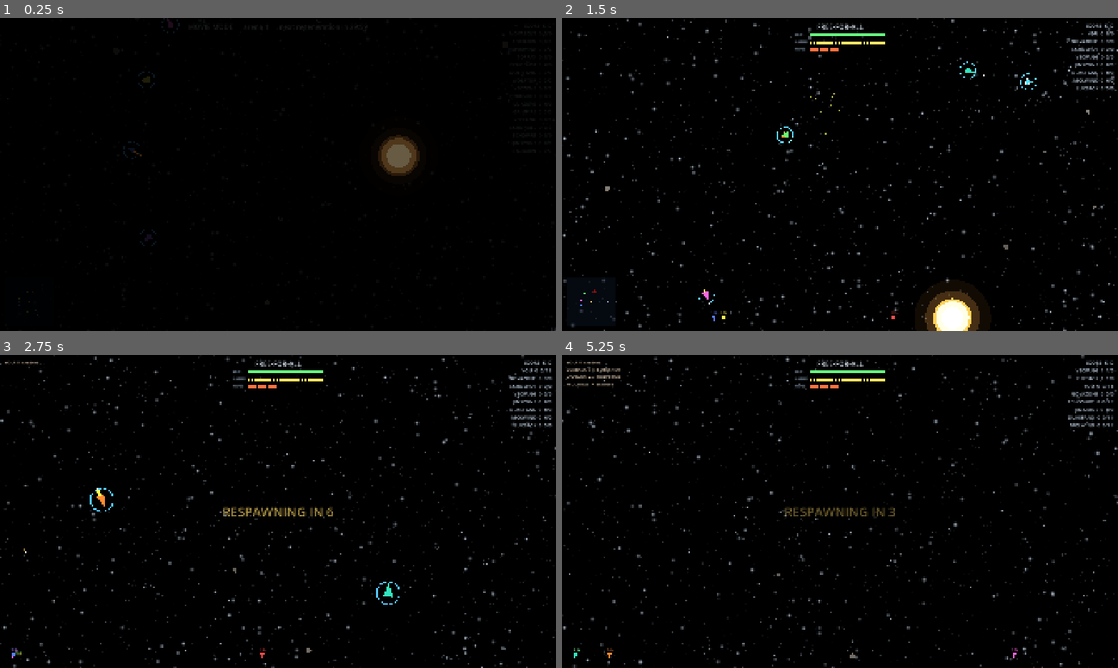
Above: before the commit, frames 1-4 (two rows, left to right).
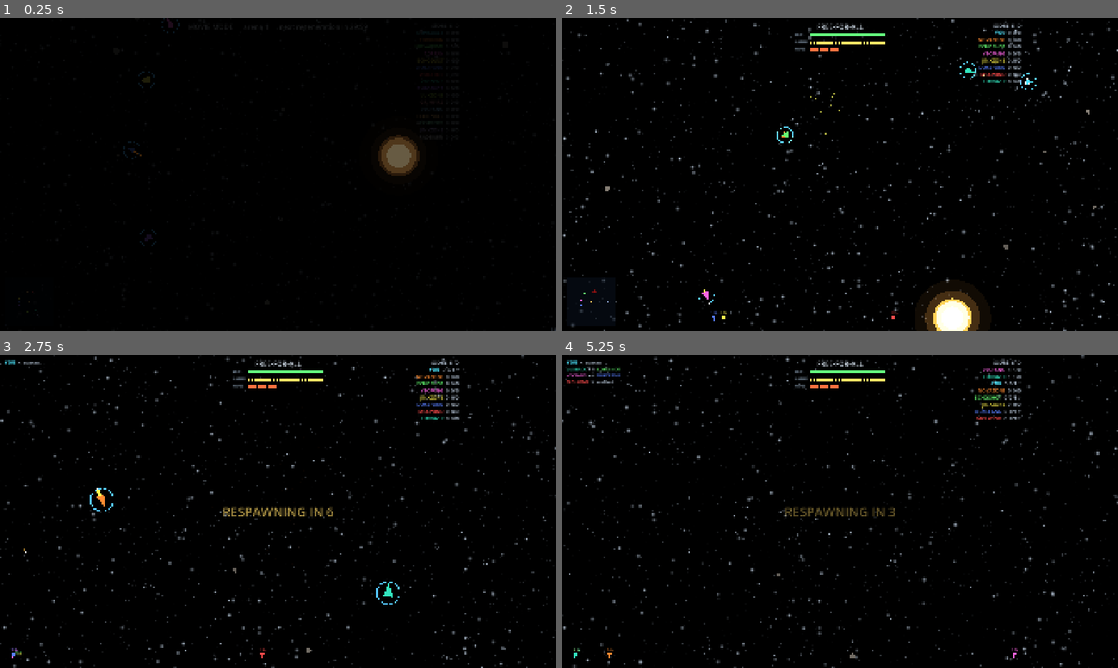
Above: after the commit, the same moments.

Repository: CryptoJones/XSpaceWar-AI
Game: Godot game, scene res://src/ui/main.tscn
The game is run twice, just before and just after one commit, with the same random seed, the same clock (stepped at 60 frames per second) and the same inputs.
Inputs (mouse positions are in pixels of both pictures, inside the frame that each line leads up to):
- Up to frame 1 (0.25 s): no input
- Up to frame 2 (1.5 s): tap Enter at 0.5 s; move the mouse to (962, 158) at 0.52 s; hold D 0.53-1.25 s; tap Shift at 0.6 s; click (962, 158) at 0.67 s; tap Space at 0.77 s; click "PLAY — Skirmish vs AI" at 1.25 s
- Up to frame 3 (2.75 s): move the mouse to (166, 527) at 2.02 s; hold S from 2.03 s (still down); tap M at 2.1 s; click (166, 527) at 2.17 s; tap Space at 2.27 s
- Up to frame 4 (5.25 s): move the mouse to (895, 442) at 2.77 s; release S at 2.78 s; hold D 2.78-3.53 s; hold Enter 2.78-3.53 s; click (895, 442) at 2.92 s; move the mouse to (812, 574) at 3.52 s; hold W 3.53-4.28 s; tap P at 3.6 s; click (812, 574) at 3.67 s; tap Space at 3.77, 4.52 s; move the mouse to (1006, 558) at 4.27 s; hold A from 4.28 s (still down); tap F at 4.35 s; click (1006, 558) at 4.42 s; move the mouse to (673, 464) at 5.02 s; tap Shift at 5.1 s; click (673, 464) at 5.17 s

The runs differ from the first frame. In frame 1, less than 0.1% of the frame differs, in the area x 78-80%, y 21-30%; in frame 2, 1.1%; in frame 3, 1.1%; in frame 4, 1.5%, in the area x 0-100%, y 1-23%.

Commit message:
HUD color-coding: scoreboard and kill feed tint names in ship colors
Leaderboard and feed move to RichTextLabel/BBCode: every pilot's name
renders in their ship's color (team colors in team mode, with colored
team totals), your line is bold, so the board cross-references with
what you see in space at a glance.

Co-Authored-By: Claude Fable 5 <noreply@anthropic.com>

Diff:
--- a/src/ui/hud.gd
+++ b/src/ui/hud.gd
@@ -7,9 +7,9 @@
 var session: GameSession
 
 var _banner: Label
-var _score: Label
+var _score: RichTextLabel
 var _bars: Control
-var _feed_label: Label
+var _feed_label: RichTextLabel
 var _radar: Control
 var _arrows: Control
 var _respawn_label: Label
@@ -33,11 +33,11 @@
 	_banner.position.y = 14
 	add_child(_banner)
 
-	_score = _make_label(17, Color(0.85, 0.92, 1.0, 0.85))
+	_score = _make_rich(17)
 	_score.set_anchors_preset(Control.PRESET_TOP_RIGHT)
 	_score.grow_horizontal = Control.GROW_DIRECTION_BEGIN
-	_score.horizontal_alignment = HORIZONTAL_ALIGNMENT_RIGHT
-	_score.position = Vector2(-16, 14)
+	_score.position = Vector2(-16 - 320, 14)
+	_score.custom_minimum_size = Vector2(320, 0)
 	add_child(_score)
 
 	# The three gauges (fuel / ammo / mines) sit top-center under the banner.
@@ -50,9 +50,10 @@
 	_bars.draw.connect(_draw_bars)
 	add_child(_bars)
 
-	_feed_label = _make_label(15, Color(0.95, 0.85, 0.75, 0.9))
+	_feed_label = _make_rich(15)
 	_feed_label.set_anchors_preset(Control.PRESET_TOP_LEFT)
 	_feed_label.position = Vector2(16, 14)
+	_feed_label.custom_minimum_size = Vector2(360, 0)
 	add_child(_feed_label)
 
 	_debug_label = _make_label(14, Color(0.5, 1.0, 0.6, 0.9))
@@ -104,6 +105,32 @@
 
 func radar_visible() -> bool:
 	return _radar.visible
+
+## BBCode label for color-coded HUD text (scoreboard, kill feed).
+func _make_rich(size: int) -> RichTextLabel:
+	var r := RichTextLabel.new()
+	r.bbcode_enabled = true
+	r.fit_content = true
+	r.scroll_active = false
+	r.mouse_filter = Control.MOUSE_FILTER_IGNORE
+	r.autowrap_mode = TextServer.AUTOWRAP_OFF
+	r.add_theme_font_size_override("normal_font_size", size)
+	r.add_theme_color_override("default_color", Color(0.85, 0.92, 1.0, 0.85))
+	r.add_theme_color_override("font_outline_color", Color(0, 0, 0, 0.7))
+	r.add_theme_constant_override("outline_size", 4)
+	return r
+
+## A pilot's name wrapped in their ship color (dark red minimap identity
+## stays on the map; here YOUR line is bold instead).
+func _ship_bb(id: int) -> String:
+	var ship := session.world.ship_by_id(id) if session.world != null else null
+	var col := "#d8e6ff"
+	if ship != null:
+		col = "#" + WorldView.ship_color(ship).to_html(false)
+	var nm := _ship_name(id)
+	if id == session.human_ship_id:
+		return "[b][color=%s]%s[/color][/b]" % [col, nm]
+	return "[color=%s]%s[/color]" % [col, nm]
 
 func _make_label(size: int, color: Color) -> Label:
 	var l := Label.new()
@@ -169,15 +196,15 @@
 		for ev in session.world.events:
 			match String(ev.get("type", "")):
 				"kill":
-					_push_feed("%s  ▸☠  %s" % [_ship_name(int(ev["killer"])), _ship_name(int(ev["victim"]))])
+					_push_feed("%s  ▸☠  %s" % [_ship_bb(int(ev["killer"])), _ship_bb(int(ev["victim"]))])
 				"explosion":
 					match String(ev.get("cause", "")):
 						"body":
-							_push_feed("%s  ✕  crashed" % _ship_name(int(ev["ship"])))
+							_push_feed("%s  ✕  crashed" % _ship_bb(int(ev["ship"])))
 						"ram":
-							_push_feed("%s  ✕  collision" % _ship_name(int(ev["ship"])))
+							_push_feed("%s  ✕  collision" % _ship_bb(int(ev["ship"])))
 						"hyperspace":
-							_push_feed("%s  ✕  misjump" % _ship_name(int(ev["ship"])))
+							_push_feed("%s  ✕  misjump" % _ship_bb(int(ev["ship"])))
 	for e in _feed:
 		e["ttl"] = float(e["ttl"]) - dt
 	while not _feed.is_empty() and float(_feed[0]["ttl"]) <= 0.0:
@@ -321,21 +348,22 @@
 		_banner.text = mode_name if session.human_ship_id >= 0 else "SPECTATING — " + mode_name
 
 func _update_scoreboard() -> void:
-	var lines: Array[String] = ["  SCORE  K  D"]
+	var lines: Array[String] = ["[right]  SCORE  K  D"]
 	if session.mode == GameSession.Mode.TEAM:
 		var totals := session.team_scores()
 		var keys := totals.keys()
 		keys.sort()
 		var team_bits: Array[String] = []
 		for k in keys:
-			team_bits.append("Team %d: %d" % [int(k) + 1, totals[k]])
+			if int(k) >= 0:
+				var tc := "#" + WorldView.TEAM_COLORS[int(k) % WorldView.TEAM_COLORS.size()].to_html(false)
+				team_bits.append("[color=%s]Team %d: %d[/color]" % [tc, int(k) + 1, totals[k]])
 		lines.append("  ".join(team_bits))
 	for s in session.leaderboard():
-		var name := _ship_name(s.id)
 		var team_tag := "" if s.team < 0 else " [T%d]" % (s.team + 1)
 		var dead := "" if s.alive else " †"
-		lines.append("%s%s  %d  %d/%d%s" % [name, team_tag, s.score, s.kills, s.deaths, dead])
-	_score.text = "\n".join(lines)
+		lines.append("%s%s  %d  %d/%d%s" % [_ship_bb(s.id), team_tag, s.score, s.kills, s.deaths, dead])
+	_score.text = "\n".join(lines) + "[/right]"
 
 func _draw_bars() -> void:
 	var human := session.human_ship() if session != null else null
